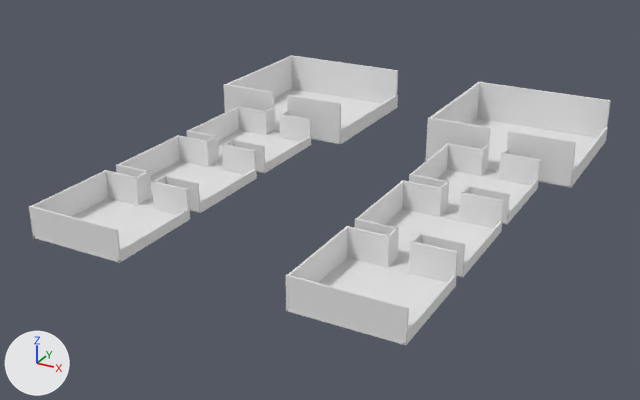
The Blender file .Blender/Rooms.blend, before and after one commit.
Before and after are seen from a camera (50 mm lens) standing at (25.7, -55.4, 35.0) and looking at (-14.5, 17.6, -1.5). Every picture has the same lights, and +X, +Y and +Z are marked at lower left.
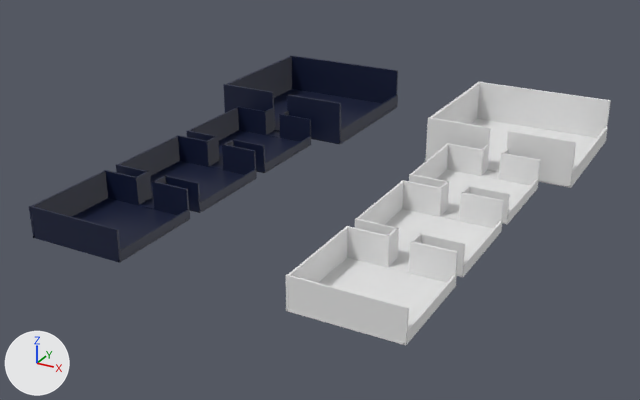
Pixel boxes (x1, y1, x2, y2) of what changed, in the pictures (640 x 400 px):
'Cube.069', recoloured: (29, 55, 398, 263) in both

The edits, one by one:
Material 'Material' (mat_material) is new.
Its base color is (0.0022, 0.00681, 0.0344) (dark blue #071434).
me_cube_073 has 280 vertices, 210 faces and spans x -8.0..8.0, y -33.9..16.7, z -0.2..4.8.
me_cube_073 now uses material mat_material (dark blue #071434).
